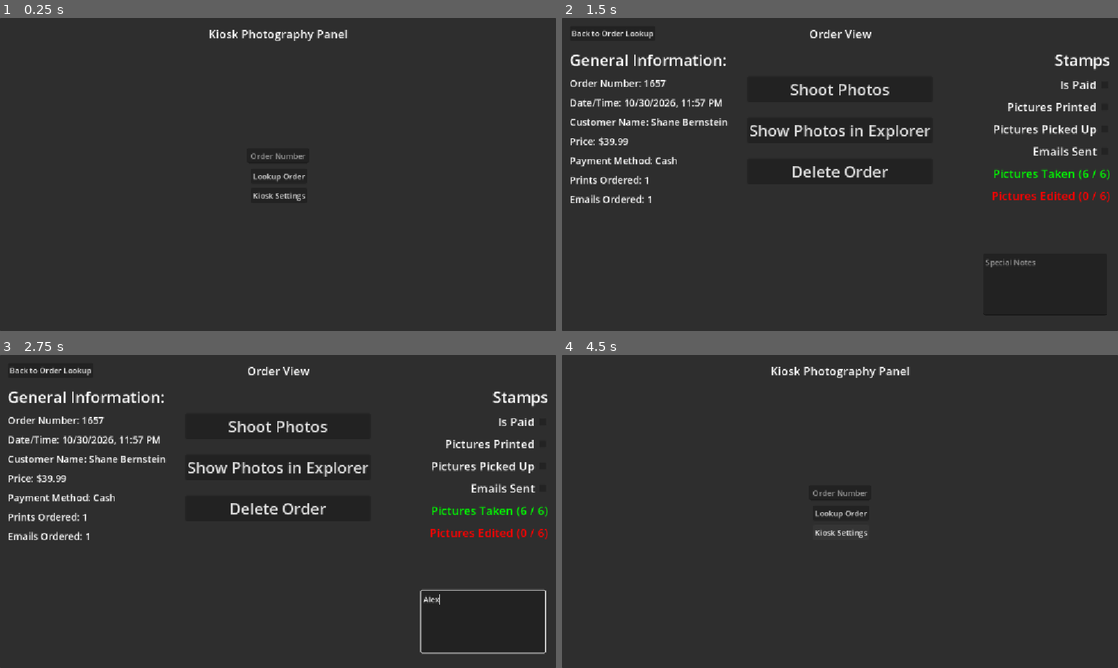
Above: before the commit, frames 1-4 (two rows, left to right).
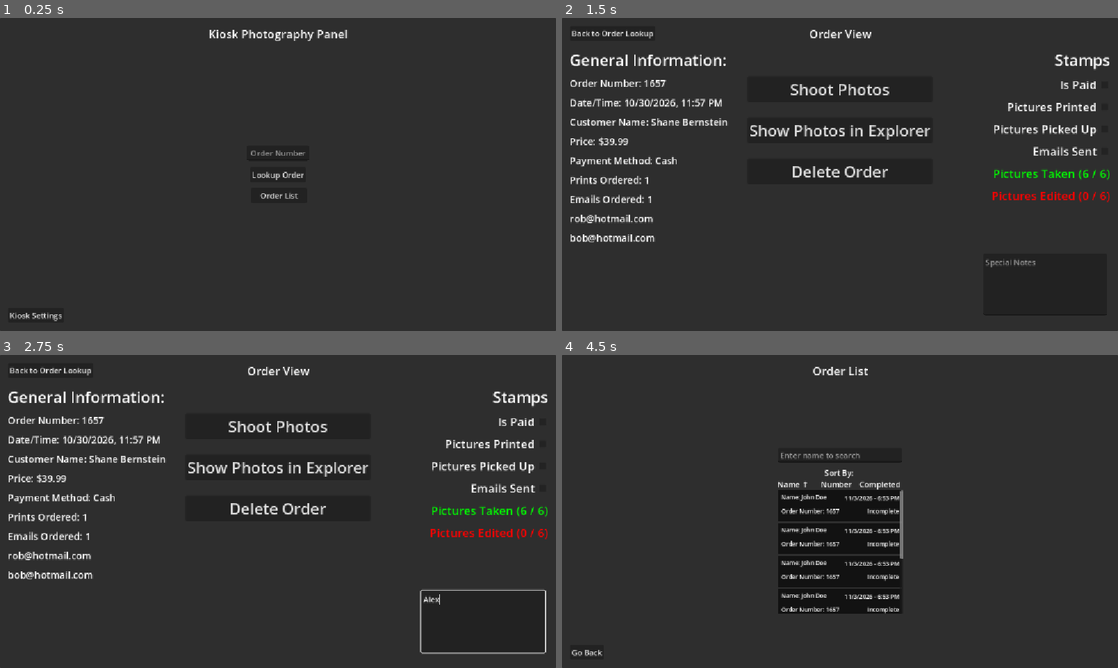
Above: after the commit, the same moments.

Repository: shaneriob-bit/kiosk-photographer
Game: Godot game, scene res://_scenes/main.tscn
The game is run twice, just before and just after one commit, with the same random seed, the same clock (stepped at 60 frames per second) and the same inputs.
Inputs (mouse positions are in pixels of both pictures, inside the frame that each line leads up to):
- Up to frame 1 (0.25 s): no input
- Up to frame 2 (1.5 s): click (840, 155) at 0.52 s; type "Alex" at 0.6 s; click "Lookup Order" at 1.25 s
- Up to frame 3 (2.75 s): click (483, 621) at 2.02 s; type "Alex" at 2.1 s
- Up to frame 4 (4.5 s): click "Back to Order Lookup" at 2.75 s; click "Kiosk Settings" at 3.5 s; click (840, 533) at 4.25 s, where only the run after the commit has a clickable "Order List"

The runs differ from the first frame. In frame 1, 0.5% of the frame differs, in the area x 1-55%, y 42-97%; in frame 2, 0.4%; in frame 3, 0.4%; in frame 4, 8.1%, in the area x 1-63%, y 3-97%.

Commit message:
walking

Diff:
--- /dev/null
+++ b/_scenes/kiosk_config.tscn
@@ -0,0 +1,212 @@
+[gd_scene format=3 uid="uid://deurxyshwvyr6"]
+
+[ext_resource type="Theme" uid="uid://d3v0shwh2amuq" path="res://main_theme.tres" id="1_ck1kb"]
+[ext_resource type="Script" uid="uid://cqhikxpddxfg4" path="res://_scripts/kiosk_config.gd" id="2_ck1kb"]
+
+[node name="KioskConfig" type="Panel" unique_id=1807654422]
+anchors_preset = 15
+anchor_right = 1.0
+anchor_bottom = 1.0
+grow_horizontal = 2
+grow_vertical = 2
+theme = ExtResource("1_ck1kb")
+script = ExtResource("2_ck1kb")
+
+[node name="ProgramTitle" type="Label" parent="." unique_id=1964363001]
+layout_mode = 1
+anchors_preset = 5
+anchor_left = 0.5
+anchor_right = 0.5
+offset_left = -144.5
+offset_top = 16.0
+offset_right = 144.5
+offset_bottom = 50.0
+grow_horizontal = 2
+theme_override_font_sizes/font_size = 24
+text = "Kiosk Config"
+horizontal_alignment = 1
+vertical_alignment = 1
+
+[node name="ProgramTitle2" type="Label" parent="." unique_id=1334671367]
+layout_mode = 1
+anchors_preset = 5
+anchor_left = 0.5
+anchor_right = 0.5
+offset_left = -144.0
+offset_top = 72.0
+offset_right = 145.0
+offset_bottom = 106.0
+grow_horizontal = 2
+theme_override_font_sizes/font_size = 16
+text = "This machine's local IP: 192.168.0.89"
+horizontal_alignment = 1
+vertical_alignment = 1
+
+[node name="VBoxContainer" type="VBoxContainer" parent="." unique_id=2017124823]
+layout_mode = 1
+anchors_preset = 8
+anchor_left = 0.5
+anchor_top = 0.5
+anchor_right = 0.5
+anchor_bottom = 0.5
+offset_left = -20.0
+offset_top = -20.0
+offset_right = 20.0
+offset_bottom = 20.0
+grow_horizontal = 2
+grow_vertical = 2
+
+[node name="EventName" type="HBoxContainer" parent="VBoxContainer" unique_id=1925780203]
+layout_mode = 2
+theme_override_constants/separation = 8
+
+[node name="Label" type="Label" parent="VBoxContainer/EventName" unique_id=224895029]
+custom_minimum_size = Vector2(128, 0)
+layout_mode = 2
+text = "Event Name"
+
+[node name="LineEdit" type="LineEdit" parent="VBoxContainer/EventName" unique_id=1728672039]
+custom_minimum_size = Vector2(200, 0)
+layout_mode = 2
+text = "Dowtowngetdown"
+placeholder_text = "Enter event name"
+
+[node name="Theme" type="HBoxContainer" parent="VBoxContainer" unique_id=1369006956]
+layout_mode = 2
+theme_override_constants/separation = 8
+
+[node name="Label" type="Label" parent="VBoxContainer/Theme" unique_id=1337392329]
+custom_minimum_size = Vector2(128, 0)
+layout_mode = 2
+text = "Theme"
+
+[node name="LineEdit" type="LineEdit" parent="VBoxContainer/Theme" unique_id=67247653]
+custom_minimum_size = Vector2(200, 0)
+layout_mode = 2
+text = "FSU"
+placeholder_text = "Enter event name"
+
+[node name="Theme2" type="HBoxContainer" parent="VBoxContainer" unique_id=1238798811]
+layout_mode = 2
+theme_override_constants/separation = 8
+
+[node name="Label" type="Label" parent="VBoxContainer/Theme2" unique_id=1160770111]
+custom_minimum_size = Vector2(128, 0)
+layout_mode = 2
+text = "Base price"
+
+[node name="LineEdit" type="LineEdit" parent="VBoxContainer/Theme2" unique_id=143864144]
+custom_minimum_size = Vector2(200, 0)
+layout_mode = 2
+text = "9.99"
+placeholder_text = "Enter event name"
+
+[node name="FreeEvent" type="HBoxContainer" parent="VBoxContainer" unique_id=2002577279]
+layout_mode = 2
+theme_override_constants/separation = 8
+
+[node name="Label" type="Label" parent="VBoxContainer/FreeEvent" unique_id=413025811]
+custom_minimum_size = Vector2(128, 0)
+layout_mode = 2
+text = "Free Event"
+
+[node name="CheckBox" type="CheckBox" parent="VBoxContainer/FreeEvent" unique_id=1482436160]
+layout_mode = 2
+
+[node name="FreeEvent2" type="HBoxContainer" parent="VBoxContainer" unique_id=599068561]
+layout_mode = 2
+theme_override_constants/separation = 8
+
+[node name="Label" type="Label" parent="VBoxContainer/FreeEvent2" unique_id=251357242]
+custom_minimum_size = Vector2(128, 0)
+layout_mode = 2
+text = "Cash Enabled"
+
+[node name="CheckBox" type="CheckBox" parent="VBoxContainer/FreeEvent2" unique_id=720005638]
+layout_mode = 2
+
+[node name="FreeEvent3" type="HBoxContainer" parent="VBoxContainer" unique_id=592626530]
+layout_mode = 2
+theme_override_constants/separation = 8
+
+[node name="Label" type="Label" parent="VBoxContainer/FreeEvent3" unique_id=1819344041]
+custom_minimum_size = Vector2(128, 0)
+layout_mode = 2
+text = "Credit Enabled"
+
+[node name="CheckBox" type="CheckBox" parent="VBoxContainer/FreeEvent3" unique_id=386397268]
+layout_mode = 2
+
+[node name="FreeEvent4" type="HBoxContainer" parent="VBoxContainer" unique_id=1912001249]
+layout_mode = 2
+theme_override_constants/separation = 8
+
+[node name="Label" type="Label" parent="VBoxContainer/FreeEvent4" unique_id=1363395962]
+custom_minimum_size = Vector2(128, 0)
+layout_mode = 2
+text = "Debit Enabled"
+
+[node name="CheckBox" type="CheckBox" parent="VBoxContainer/FreeEvent4" unique_id=1958872428]
+layout_mode = 2
+
+[node name="FreeEvent5" type="HBoxContainer" parent="VBoxContainer" unique_id=265553577]
+layout_mode = 2
+theme_override_constants/separation = 8
+
+[node name="Label" type="Label" parent="VBoxContainer/FreeEvent5" unique_id=104867503]
+custom_minimum_size = Vector2(128, 0)
+layout_mode = 2
+text = "Check Enabled"
+
+[node name="CheckBox" type="CheckBox" parent="VBoxContainer/FreeEvent5" unique_id=1667919616]
+layout_mode = 2
+
+[node name="FreeEvent6" type="HBoxContainer" parent="VBoxContainer" unique_id=346699736]
+layout_mode = 2
+theme_override_constants/separation = 8
+
+[node name="Label" type="Label" parent="VBoxContainer/FreeEvent6" unique_id=447092745]
+custom_minimum_size = Vector2(128, 0)
+layout_mode = 2
+text = "Email Delivery"
+
+[node name="CheckBox" type="CheckBox" parent="VBoxContainer/FreeEvent6" unique_id=581965237]
+layout_mode = 2
+
+[node name="FreeEvent7" type="HBoxContainer" parent="VBoxContainer" unique_id=924055086]
+layout_mode = 2
+theme_override_constants/separation = 8
+
+[node name="Label" type="Label" parent="VBoxContainer/FreeEvent7" unique_id=666266228]
+custom_minimum_size = Vector2(128, 0)
+layout_mode = 2
+text = "Print Copies"
+
+[node name="CheckBox" type="CheckBox" parent="VBoxContainer/FreeEvent7" unique_id=1131851784]
+layout_mode = 2
+
+[node name="Button" type="Button" parent="VBoxContainer" unique_id=877853659]
+layout_mode = 2
+text = "Open Backgrounds Folder"
+
+[node name="Button2" type="Button" parent="VBoxContainer" unique_id=2030246771]
+layout_mode = 2
+text = "Open Previews Folder"
+
+[node name="Button3" type="Button" parent="VBoxContainer" unique_id=1129378571]
+layout_mode = 2
+text = "Change Camera Roll Directory"
+
+[node name="Home" type="Button" parent="." unique_id=504566681]
+layout_mode = 1
+anchors_preset = 2
+anchor_top = 1.0
+anchor_bottom = 1.0
+offset_left = 16.0
+offset_top = -48.0
+offset_right = 132.0
+offset_bottom = -17.0
+grow_vertical = 0
+text = "Go Back"
+
+[connection signal="pressed" from="Home" to="." method="_on_home_pressed"]
--- a/_scenes/main.tscn
+++ b/_scenes/main.tscn
@@ -35,9 +35,9 @@
 anchor_right = 0.5
 anchor_bottom = 0.5
 offset_left = -64.0
-offset_top = -54.0
+offset_top = -60.0
 offset_right = 64.0
-offset_bottom = -23.0
+offset_bottom = -29.0
 grow_horizontal = 2
 grow_vertical = 2
 placeholder_text = "Order Number"
@@ -51,15 +51,15 @@
 anchor_top = 0.5
 anchor_right = 0.5
 anchor_bottom = 0.5
-offset_left = -56.0
-offset_top = -12.0
-offset_right = 60.0
-offset_bottom = 19.0
+offset_left = -58.0
+offset_top = -15.5
+offset_right = 58.0
+offset_bottom = 15.5
 grow_horizontal = 2
 grow_vertical = 2
 text = "Lookup Order"
 
-[node name="KioskSettings" type="Button" parent="." unique_id=112710510]
+[node name="NameSearchButton" type="Button" parent="." unique_id=199110604]
 layout_mode = 1
 anchors_preset = 8
 anchor_left = 0.5
@@ -72,7 +72,20 @@
 offset_bottom = 59.0
 grow_horizontal = 2
 grow_vertical = 2
+text = "Order List"
+
+[node name="KioskSettings" type="Button" parent="." unique_id=112710510]
+layout_mode = 1
+anchors_preset = 2
+anchor_top = 1.0
+anchor_bottom = 1.0
+offset_left = 16.0
+offset_top = -48.0
+offset_right = 132.0
+offset_bottom = -17.0
+grow_vertical = 0
 text = "Kiosk Settings"
 
 [connection signal="text_submitted" from="OrderNumberText" to="." method="_on_order_number_text_text_submitted"]
 [connection signal="pressed" from="OrderLookupButton" to="." method="_on_order_lookup_button_pressed"]
+[connection signal="pressed" from="NameSearchButton" to="." method="_on_name_search_button_pressed"]
--- a/_scenes/order_view.tscn
+++ b/_scenes/order_view.tscn
@@ -135,7 +135,31 @@
 focus_mode = 2
 theme_override_font_sizes/normal_font_size = 20
 bbcode_enabled = true
-text = "Emails Ordered: 6"
+text = "Emails Ordered: 2"
+fit_content = true
+scroll_active = false
+autowrap_mode = 0
+vertical_alignment = 1
+selection_enabled = true
+
+[node name="Email1" type="RichTextLabel" parent="InformationContainer" unique_id=600147500]
+layout_mode = 2
+focus_mode = 2
+theme_override_font_sizes/normal_font_size = 20
+bbcode_enabled = true
+text = "rob@hotmail.com"
+fit_content = true
+scroll_active = false
+autowrap_mode = 0
+vertical_alignment = 1
+selection_enabled = true
+
+[node name="Email2" type="RichTextLabel" parent="InformationContainer" unique_id=1392532076]
+layout_mode = 2
+focus_mode = 2
+theme_override_font_sizes/normal_font_size = 20
+bbcode_enabled = true
+text = "bob@hotmail.com"
 fit_content = true
 scroll_active = false
 autowrap_mode = 0
--- /dev/null
+++ b/_scenes/photo_search_view.tscn
@@ -0,0 +1,523 @@
+[gd_scene format=3 uid="uid://ujo8ws5nlxvp"]
+
+[ext_resource type="Theme" uid="uid://d3v0shwh2amuq" path="res://main_theme.tres" id="1_y8ty0"]
+[ext_resource type="Script" uid="uid://3lstvm85bspx" path="res://_scripts/photo_search_view.gd" id="2_y8ty0"]
+
+[sub_resource type="StyleBoxFlat" id="StyleBoxFlat_v4k5x"]
+bg_color = Color(0.072842635, 0.072842635, 0.072842635, 1)
+
+[node name="PhotoSearchView" type="Panel" unique_id=1807654422]
+anchors_preset = 15
+anchor_right = 1.0
+anchor_bottom = 1.0
+grow_horizontal = 2
+grow_vertical = 2
+theme = ExtResource("1_y8ty0")
+script = ExtResource("2_y8ty0")
+
+[node name="ProgramTitle" type="Label" parent="." unique_id=1029908483]
+layout_mode = 1
+anchors_preset = 5
+anchor_left = 0.5
+anchor_right = 0.5
+offset_left = -144.5
+offset_top = 16.0
+offset_right = 144.5
+offset_bottom = 50.0
+grow_horizontal = 2
+theme_override_font_sizes/font_size = 24
+text = "Order List"
+horizontal_alignment = 1
+vertical_alignment = 1
+
+[node name="ScrollContainer" type="ScrollContainer" parent="." unique_id=1330669437]
+custom_minimum_size = Vector2(260, 128)
+layout_mode = 1
+anchors_preset = 8
+anchor_left = 0.5
+anchor_top = 0.5
+anchor_right = 0.5
+anchor_bottom = 0.5
+offset_left = -128.0
+offset_top = -44.0
+offset_right = 132.0
+offset_bottom = 212.0
+grow_horizontal = 2
+grow_vertical = 2
+
+[node name="VBoxContainer" type="VBoxContainer" parent="ScrollContainer" unique_id=2031599127]
+layout_mode = 2
+
+[node name="Panel" type="Panel" parent="ScrollContainer/VBoxContainer" unique_id=1483638415]
+custom_minimum_size = Vector2(256, 64)
+layout_mode = 2
+theme_override_styles/panel = SubResource("StyleBoxFlat_v4k5x")
+
+[node name="Name" type="Label" parent="ScrollContainer/VBoxContainer/Panel" unique_id=94701645]
+layout_mode = 0
+offset_left = 6.0
+offset_top = 6.0
+offset_right = 143.0
+offset_bottom = 29.0
+theme_override_font_sizes/font_size = 12
+text = "Name: John Doe"
+
+[node name="OrderNumber" type="Label" parent="ScrollContainer/VBoxContainer/Panel" unique_id=1106959883]
+layout_mode = 1
+anchors_preset = 2
+anchor_top = 1.0
+anchor_bottom = 1.0
+offset_left = 6.0
+offset_top = -29.0
+offset_right = 143.0
+offset_bottom = -6.0
+grow_vertical = 0
+theme_override_font_sizes/font_size = 12
+text = "Order Number: 1657"
+
+[node name="Time" type="Label" parent="ScrollContainer/VBoxContainer/Panel" unique_id=2128792794]
+layout_mode = 1
+anchors_preset = 2
+anchor_top = 1.0
+anchor_bottom = 1.0
+offset_left = 113.0
+offset_top = -56.0
+offset_right = 250.0
+offset_bottom = -33.0
+grow_vertical = 0
+theme_override_font_sizes/font_size = 12
+text = "11/3/2026 - 6:53 PM"
+horizontal_alignment = 2
+
+[node name="Time2" type="Label" parent="ScrollContainer/VBoxContainer/Panel" unique_id=1948330249]
+layout_mode = 1
+anchors_preset = 2
+anchor_top = 1.0
+anchor_bottom = 1.0
+offset_left = 113.0
+offset_top = -29.0
+offset_right = 250.0
+offset_bottom = -6.0
+grow_vertical = 0
+theme_override_font_sizes/font_size = 12
+text = "Incomplete"
+horizontal_alignment = 2
+
+[node name="Panel2" type="Panel" parent="ScrollContainer/VBoxContainer" unique_id=1641087818]
+custom_minimum_size = Vector2(256, 64)
+layout_mode = 2
+theme_override_styles/panel = SubResource("StyleBoxFlat_v4k5x")
+
+[node name="Name" type="Label" parent="ScrollContainer/VBoxContainer/Panel2" unique_id=241217341]
+layout_mode = 0
+offset_left = 6.0
+offset_top = 6.0
+offset_right = 143.0
+offset_bottom = 29.0
+theme_override_font_sizes/font_size = 12
+text = "Name: John Doe"
+
+[node name="OrderNumber" type="Label" parent="ScrollContainer/VBoxContainer/Panel2" unique_id=34263232]
+layout_mode = 1
+anchors_preset = 2
+anchor_top = 1.0
+anchor_bottom = 1.0
+offset_left = 6.0
+offset_top = -29.0
+offset_right = 143.0
+offset_bottom = -6.0
+grow_vertical = 0
+theme_override_font_sizes/font_size = 12
+text = "Order Number: 1657"
+
+[node name="Time" type="Label" parent="ScrollContainer/VBoxContainer/Panel2" unique_id=123469823]
+layout_mode = 1
+anchors_preset = 2
+anchor_top = 1.0
+anchor_bottom = 1.0
+offset_left = 113.0
+offset_top = -56.0
+offset_right = 250.0
+offset_bottom = -33.0
+grow_vertical = 0
+theme_override_font_sizes/font_size = 12
+text = "11/3/2026 - 6:53 PM"
+horizontal_alignment = 2
+
+[node name="Time2" type="Label" parent="ScrollContainer/VBoxContainer/Panel2" unique_id=1723303770]
+layout_mode = 1
+anchors_preset = 2
+anchor_top = 1.0
+anchor_bottom = 1.0
+offset_left = 113.0
+offset_top = -29.0
+offset_right = 250.0
+offset_bottom = -6.0
+grow_vertical = 0
+theme_override_font_sizes/font_size = 12
+text = "Incomplete"
+horizontal_alignment = 2
+
+[node name="Panel3" type="Panel" parent="ScrollContainer/VBoxContainer" unique_id=1999351160]
+custom_minimum_size = Vector2(256, 64)
+layout_mode = 2
+theme_override_styles/panel = SubResource("StyleBoxFlat_v4k5x")
+
+[node name="Name" type="Label" parent="ScrollContainer/VBoxContainer/Panel3" unique_id=748048599]
+layout_mode = 0
+offset_left = 6.0
+offset_top = 6.0
+offset_right = 143.0
+offset_bottom = 29.0
+theme_override_font_sizes/font_size = 12
+text = "Name: John Doe"
+
+[node name="OrderNumber" type="Label" parent="ScrollContainer/VBoxContainer/Panel3" unique_id=489986427]
+layout_mode = 1
+anchors_preset = 2
+anchor_top = 1.0
+anchor_bottom = 1.0
+offset_left = 6.0
+offset_top = -29.0
+offset_right = 143.0
+offset_bottom = -6.0
+grow_vertical = 0
+theme_override_font_sizes/font_size = 12
+text = "Order Number: 1657"
+
+[node name="Time" type="Label" parent="ScrollContainer/VBoxContainer/Panel3" unique_id=249618553]
+layout_mode = 1
+anchors_preset = 2
+anchor_top = 1.0
+anchor_bottom = 1.0
+offset_left = 113.0
+offset_top = -56.0
+offset_right = 250.0
+offset_bottom = -33.0
+grow_vertical = 0
+theme_override_font_sizes/font_size = 12
+text = "11/3/2026 - 6:53 PM"
+horizontal_alignment = 2
+
+[node name="Time2" type="Label" parent="ScrollContainer/VBoxContainer/Panel3" unique_id=1989103836]
+layout_mode = 1
+anchors_preset = 2
+anchor_top = 1.0
+anchor_bottom = 1.0
+offset_left = 113.0
+offset_top = -29.0
+offset_right = 250.0
+offset_bottom = -6.0
+grow_vertical = 0
+theme_override_font_sizes/font_size = 12
+text = "Incomplete"
+horizontal_alignment = 2
+
+[node name="Panel4" type="Panel" parent="ScrollContainer/VBoxContainer" unique_id=488618756]
+custom_minimum_size = Vector2(256, 64)
+layout_mode = 2
+theme_override_styles/panel = SubResource("StyleBoxFlat_v4k5x")
+
+[node name="Name" type="Label" parent="ScrollContainer/VBoxContainer/Panel4" unique_id=1291396357]
+layout_mode = 0
+offset_left = 6.0
+offset_top = 6.0
+offset_right = 143.0
+offset_bottom = 29.0
+theme_override_font_sizes/font_size = 12
+text = "Name: John Doe"
+
+[node name="OrderNumber" type="Label" parent="ScrollContainer/VBoxContainer/Panel4" unique_id=400356046]
+layout_mode = 1
+anchors_preset = 2
+anchor_top = 1.0
+anchor_bottom = 1.0
+offset_left = 6.0
+offset_top = -29.0
+offset_right = 143.0
+offset_bottom = -6.0
+grow_vertical = 0
+theme_override_font_sizes/font_size = 12
+text = "Order Number: 1657"
+
+[node name="Time" type="Label" parent="ScrollContainer/VBoxContainer/Panel4" unique_id=18927072]
+layout_mode = 1
+anchors_preset = 2
+anchor_top = 1.0
+anchor_bottom = 1.0
+offset_left = 113.0
+offset_top = -56.0
+offset_right = 250.0
+offset_bottom = -33.0
+grow_vertical = 0
+theme_override_font_sizes/font_size = 12
+text = "11/3/2026 - 6:53 PM"
+horizontal_alignment = 2
+
+[node name="Time2" type="Label" parent="ScrollContainer/VBoxContainer/Panel4" unique_id=376615716]
+layout_mode = 1
+anchors_preset = 2
+anchor_top = 1.0
+anchor_bottom = 1.0
+offset_left = 113.0
+offset_top = -29.0
+offset_right = 250.0
+offset_bottom = -6.0
+grow_vertical = 0
+theme_override_font_sizes/font_size = 12
+text = "Incomplete"
+horizontal_alignment = 2
+
+[node name="Panel5" type="Panel" parent="ScrollContainer/VBoxContainer" unique_id=1565778026]
+custom_minimum_size = Vector2(256, 64)
+layout_mode = 2
+theme_override_styles/panel = SubResource("StyleBoxFlat_v4k5x")
+
+[node name="Name" type="Label" parent="ScrollContainer/VBoxContainer/Panel5" unique_id=35092826]
+layout_mode = 0
+offset_left = 6.0
+offset_top = 6.0
+offset_right = 143.0
+offset_bottom = 29.0
+theme_override_font_sizes/font_size = 12
+text = "Name: John Doe"
+
+[node name="OrderNumber" type="Label" parent="ScrollContainer/VBoxContainer/Panel5" unique_id=996851658]
+layout_mode = 1
+anchors_preset = 2
+anchor_top = 1.0
+anchor_bottom = 1.0
+offset_left = 6.0
+offset_top = -29.0
+offset_right = 143.0
+offset_bottom = -6.0
+grow_vertical = 0
+theme_override_font_sizes/font_size = 12
+text = "Order Number: 1657"
+
+[node name="Time" type="Label" parent="ScrollContainer/VBoxContainer/Panel5" unique_id=1063805190]
+layout_mode = 1
+anchors_preset = 2
+anchor_top = 1.0
+anchor_bottom = 1.0
+offset_left = 113.0
+offset_top = -56.0
+offset_right = 250.0
+offset_bottom = -33.0
+grow_vertical = 0
+theme_override_font_sizes/font_size = 12
+text = "11/3/2026 - 6:53 PM"
+horizontal_alignment = 2
+
+[node name="Time2" type="Label" parent="ScrollContainer/VBoxContainer/Panel5" unique_id=920213271]
+layout_mode = 1
+anchors_preset = 2
+anchor_top = 1.0
+anchor_bottom = 1.0
+offset_left = 113.0
+offset_top = -29.0
+offset_right = 250.0
+offset_bottom = -6.0
+grow_vertical = 0
+theme_override_font_sizes/font_size = 12
+text = "Incomplete"
+horizontal_alignment = 2
+
+[node name="Panel6" type="Panel" parent="ScrollContainer/VBoxContainer" unique_id=1317746504]
+custom_minimum_size = Vector2(256, 64)
+layout_mode = 2
+theme_override_styles/panel = SubResource("StyleBoxFlat_v4k5x")
+
+[node name="Name" type="Label" parent="ScrollContainer/VBoxContainer/Panel6" unique_id=599488005]
+layout_mode = 0
+offset_left = 6.0
+offset_top = 6.0
+offset_right = 143.0
+offset_bottom = 29.0
+theme_override_font_sizes/font_size = 12
+text = "Name: John Doe"
+
+[node name="OrderNumber" type="Label" parent="ScrollContainer/VBoxContainer/Panel6" unique_id=1427604934]
+layout_mode = 1
+anchors_preset = 2
+anchor_top = 1.0
+anchor_bottom = 1.0
+offset_left = 6.0
+offset_top = -29.0
+offset_right = 143.0
+offset_bottom = -6.0
+grow_vertical = 0
+theme_override_font_sizes/font_size = 12
+text = "Order Number: 1657"
+
+[node name="Time" type="Label" parent="ScrollContainer/VBoxContainer/Panel6" unique_id=1614925]
+layout_mode = 1
+anchors_preset = 2
+anchor_top = 1.0
+anchor_bottom = 1.0
+offset_left = 113.0
+offset_top = -56.0
+offset_right = 250.0
+offset_bottom = -33.0
+grow_vertical = 0
+theme_override_font_sizes/font_size = 12
+text = "11/3/2026 - 6:53 PM"
+horizontal_alignment = 2
+
+[node name="Time2" type="Label" parent="ScrollContainer/VBoxContainer/Panel6" unique_id=123780168]
+layout_mode = 1
+anchors_preset = 2
+anchor_top = 1.0
+anchor_bottom = 1.0
+offset_left = 113.0
+offset_top = -29.0
+offset_right = 250.0
+offset_bottom = -6.0
+grow_vertical = 0
+theme_override_font_sizes/font_size = 12
+text = "Incomplete"
+horizontal_alignment = 2
+
+[node name="Panel7" type="Panel" parent="ScrollContainer/VBoxContainer" unique_id=1612455320]
+custom_minimum_size = Vector2(256, 64)
+layout_mode = 2
+theme_override_styles/panel = SubResource("StyleBoxFlat_v4k5x")
+
+[node name="Name" type="Label" parent="ScrollContainer/VBoxContainer/Panel7" unique_id=478347284]
+layout_mode = 0
+offset_left = 6.0
+offset_top = 6.0
+offset_right = 143.0
+offset_bottom = 29.0
+theme_override_font_sizes/font_size = 12
+text = "Name: John Doe"
+
+[node name="OrderNumber" type="Label" parent="ScrollContainer/VBoxContainer/Panel7" unique_id=1933398336]
+layout_mode = 1
+anchors_preset = 2
+anchor_top = 1.0
+anchor_bottom = 1.0
+offset_left = 6.0
+offset_top = -29.0
+offset_right = 143.0
+offset_bottom = -6.0
+grow_vertical = 0
+theme_override_font_sizes/font_size = 12
+text = "Order Number: 1657"
+
+[node name="Time" type="Label" parent="ScrollContainer/VBoxContainer/Panel7" unique_id=253238747]
+layout_mode = 1
+anchors_preset = 2
+anchor_top = 1.0
+anchor_bottom = 1.0
+offset_left = 113.0
+offset_top = -56.0
+offset_right = 250.0
+offset_bottom = -33.0
+grow_vertical = 0
+theme_override_font_sizes/font_size = 12
+text = "11/3/2026 - 6:53 PM"
+horizontal_alignment = 2
+
+[node name="Time2" type="Label" parent="ScrollContainer/VBoxContainer/Panel7" unique_id=1886890240]
+layout_mode = 1
+anchors_preset = 2
+anchor_top = 1.0
+anchor_bottom = 1.0
+offset_left = 113.0
+offset_top = -29.0
+offset_right = 250.0
+offset_bottom = -6.0
+grow_vertical = 0
+theme_override_font_sizes/font_size = 12
+text = "Incomplete"
+horizontal_alignment = 2
+
+[node name="LineEdit" type="LineEdit" parent="." unique_id=5947161]
+layout_mode = 1
+anchors_preset = 8
+anchor_left = 0.5
+anchor_top = 0.5
+anchor_right = 0.5
+anchor_bottom = 0.5
+offset_left = -128.0
+offset_top = -132.0
+offset_right = 128.0
+offset_bottom = -101.0
+grow_horizontal = 2
+grow_vertical = 2
+placeholder_text = "Enter name to search"
+
+[node name="Go Back" type="Button" parent="." unique_id=38628286]
+layout_mode = 1
+anchors_preset = 2
+anchor_top = 1.0
+anchor_bottom = 1.0
+offset_left = 16.0
+offset_top = -48.0
+offset_right = 87.0
+offset_bottom = -17.0
+grow_vertical = 0
+text = "Go Back"
+
+[node name="Label" type="Label" parent="." unique_id=592828102]
+layout_mode = 1
+anchors_preset = 8
+anchor_left = 0.5
+anchor_top = 0.5
+anchor_right = 0.5
+anchor_bottom = 0.5
+offset_left = -128.0
+offset_top = -68.0
+offset_right = -69.0
+offset_bottom = -45.0
+grow_horizontal = 2
+grow_vertical = 2
+text = "Name ↑"
+
+[node name="Label3" type="Label" parent="." unique_id=1684140623]
+layout_mode = 1
+anchors_preset = 8
+anchor_left = 0.5
+anchor_top = 0.5
+anchor_right = 0.5
+anchor_bottom = 0.5
+offset_left = -40.0
+offset_top = -68.0
+offset_right = 25.0
+offset_bottom = -45.0
+grow_horizontal = 2
+grow_vertical = 2
+text = "Number"
+
+[node name="Label4" type="Label" parent="." unique_id=527389273]
+layout_mode = 1
+anchors_preset = 8
+anchor_left = 0.5
+anchor_top = 0.5
+anchor_right = 0.5
+anchor_bottom = 0.5
+offset_left = 40.0
+offset_top = -68.0
+offset_right = 125.0
+offset_bottom = -45.0
+grow_horizontal = 2
+grow_vertical = 2
+text = "Completed"
+
+[node name="Label2" type="Label" parent="." unique_id=110818815]
+layout_mode = 1
+anchors_preset = 8
+anchor_left = 0.5
+anchor_top = 0.5
+anchor_right = 0.5
+anchor_bottom = 0.5
+offset_left = -32.0
+offset_top = -92.0
+offset_right = 27.0
+offset_bottom = -69.0
+grow_horizontal = 2
+grow_vertical = 2
+text = "Sort By:"
+
+[connection signal="pressed" from="Go Back" to="." method="_on_go_back_pressed"]
--- /dev/null
+++ b/_scripts/kiosk_config.gd
@@ -0,0 +1,4 @@
+extends Panel
+
+func _on_home_pressed() -> void:
+	get_tree().change_scene_to_file("res://_scenes/main.tscn")
--- a/_scripts/main.gd
+++ b/_scripts/main.gd
@@ -5,3 +5,6 @@
 
 func _on_order_number_text_text_submitted(_new_text):
 	get_tree().change_scene_to_file("res://_scenes/order_view.tscn")
+
+func _on_name_search_button_pressed() -> void:
+	get_tree().change_scene_to_file("res://_scenes/photo_search_view.tscn")
--- /dev/null
+++ b/_scripts/photo_search_view.gd
@@ -0,0 +1,4 @@
+extends Panel
+
+func _on_go_back_pressed() -> void:
+	get_tree().change_scene_to_file("res://_scenes/main.tscn")
Not shown, added: _scripts/kiosk_config.gd.uid
Not shown, added: _scripts/photo_search_view.gd.uid
